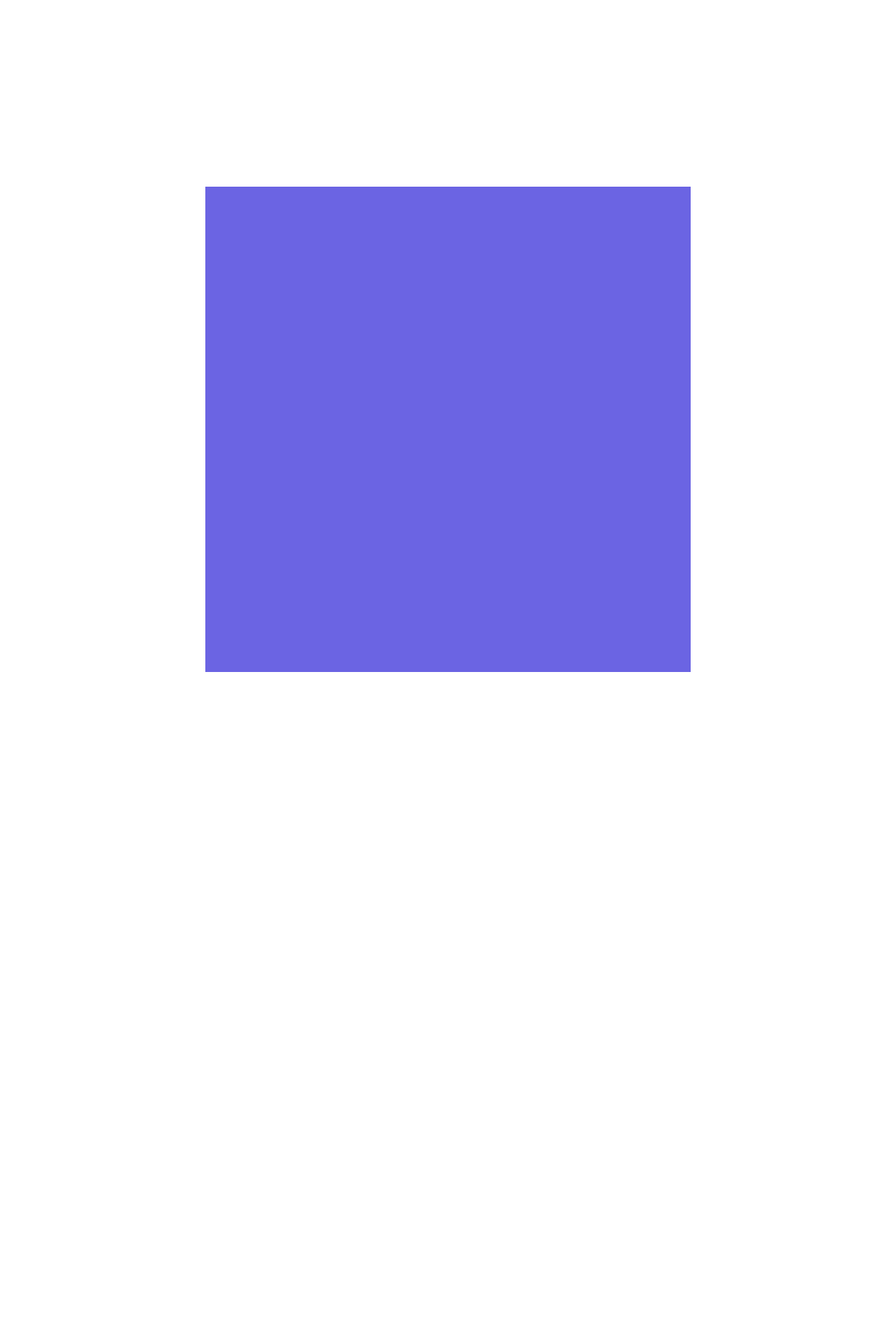
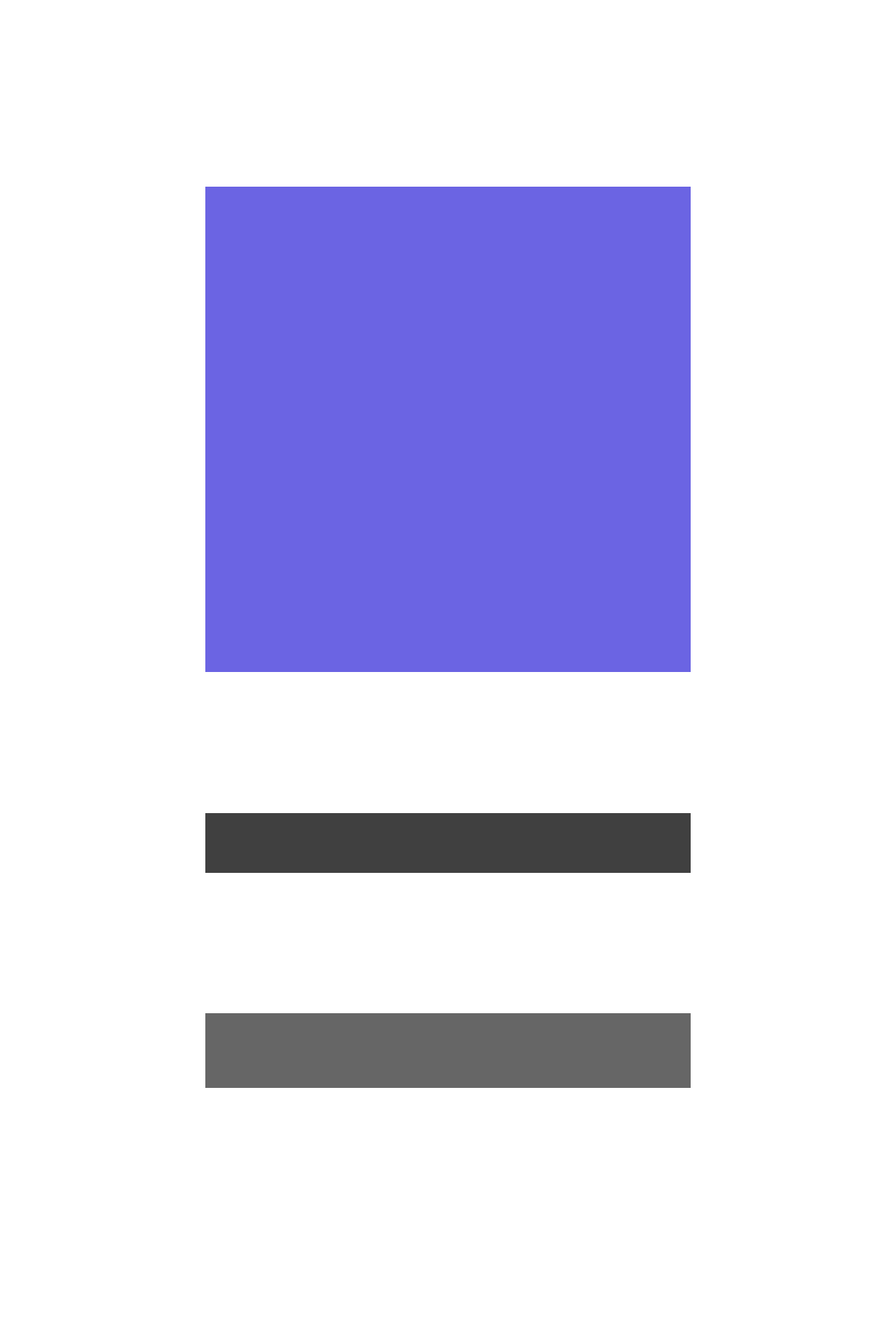
Comparing the layer stacks of the two 896 x 1344 images. Changes:
added layer "bodyShadow" (75%) above "Floor Shadow" over [205, 812, 691, 873]
added layer "Floor Shadow" (60%) above "Sqaure" over [205, 1012, 691, 1088]
